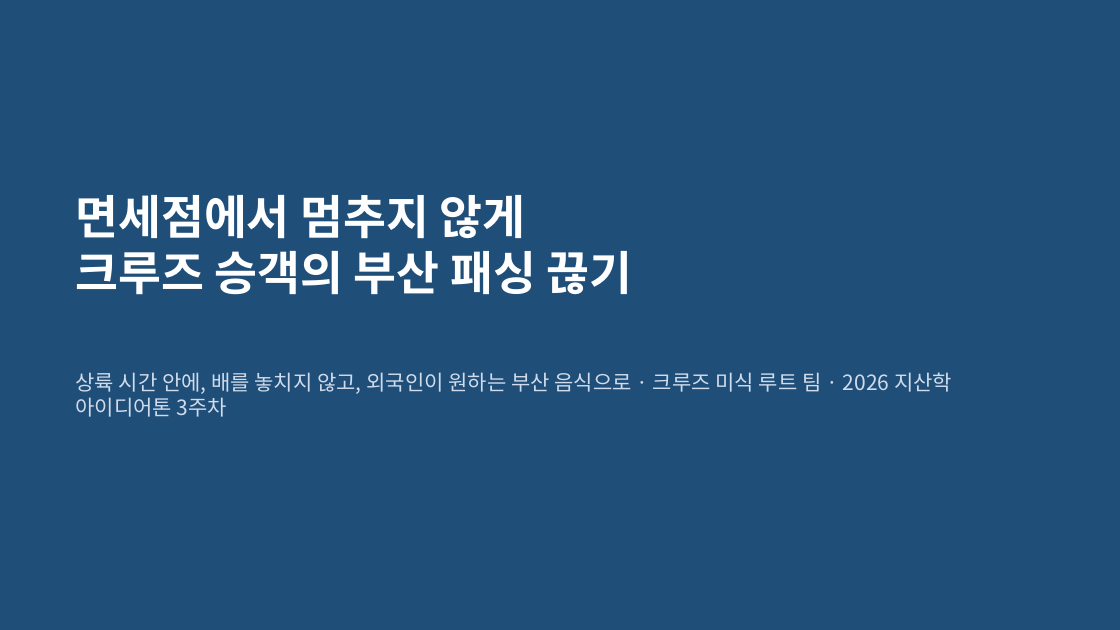
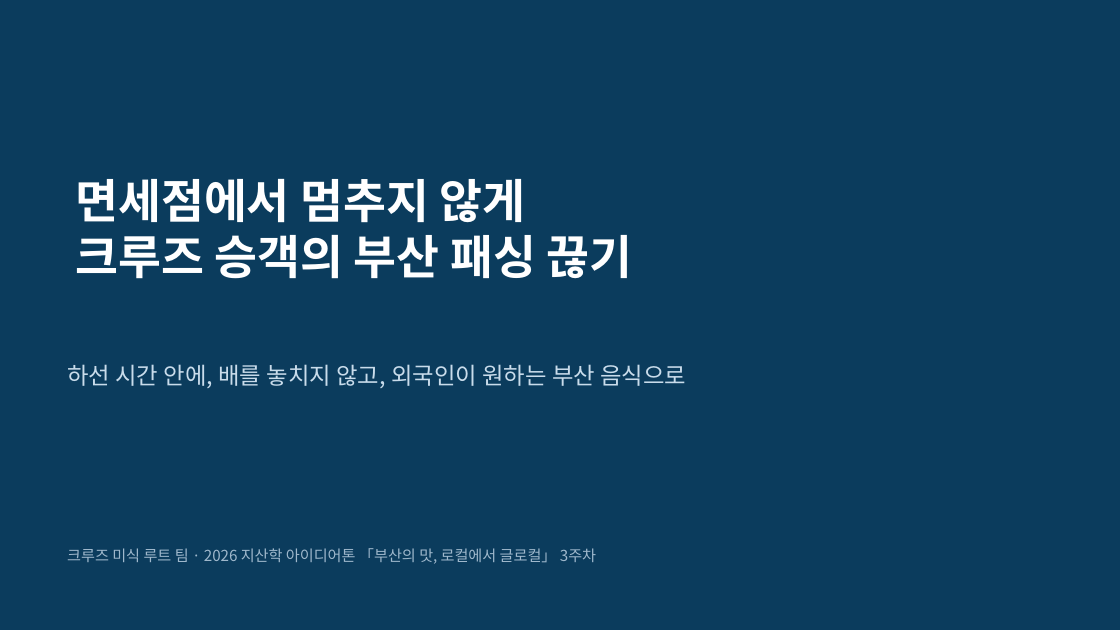
Before and after one commit to ddayoung03/busan-cruise-unpassing, a slide deck: slide 1 of 05_문서/3주차_발표자료.pptx. Drawn at 1120x630 pixels with LibreOffice and Linux fonts; fonts in the diff are those of the drawing. Boxes give left, top, right and bottom in pixels: in the first picture for what was removed or moved away, otherwise in the second. Text is boxed around its words. In the diff, an @@ line names an element or a change of style, - is before the commit and + after.

```diff
--- a/05_문서/3주차_발표자료.pptx
+++ b/05_문서/3주차_발표자료.pptx
@@ background #1F4E79 to #0B3C5D @@
@@ title "면세점에서 멈추지 않게": place and size @@
-title "면세점에서 멈추지 않게" at bbox=[75, 195, 633, 295]
+title "면세점에서 멈추지 않게" at bbox=[75, 179, 633, 279]
@@ title "면세점에서 멈추지 않게" at bbox=[75, 179, 633, 279]: vertical alignment middle to top @@
@@ text "하선 시간 안에, 배를 놓치지 ..." at bbox=[67, 364, 686, 388]: vertical alignment middle to top @@
@@ text at bbox=[67, 364, 686, 388]: text changed; size 18 to 20 pt; text colour #D0DCEB to #C9DCEB @@
-상륙 시간 안에, 배를 놓치지 않고, 외국인이 원하는 부산 음식으로 · 크루즈 미식 루트 팀 · 2026 지산학 아이디어톤 3주차
+하선 시간 안에, 배를 놓치지 않고, 외국인이 원하는 부산 음식으로
@@ text added at bbox=[67, 548, 596, 564], 13 pt, text #9FB8CC @@
+크루즈 미식 루트 팀 · 2026 지산학 아이디어톤 「부산의 맛, 로컬에서 글로컬」 3주차
```
Also in this commit, not shown: 10 other slides changed, 15 slides added, 9 slides removed, 13 other files.
